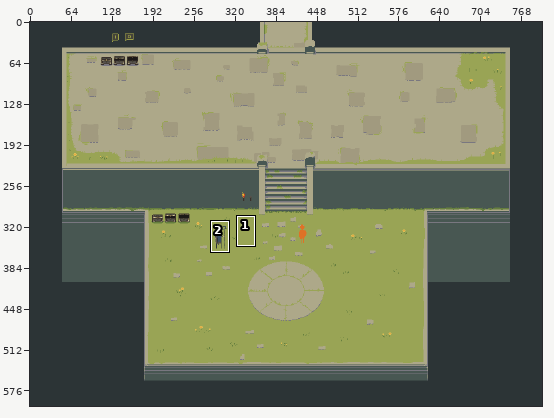
Two states of a pixel-art file, core/assets/maps/spawn/spawn.aseprite. Above, an overview of the earlier version with the close-up marked.
Close-up. Before the edit:
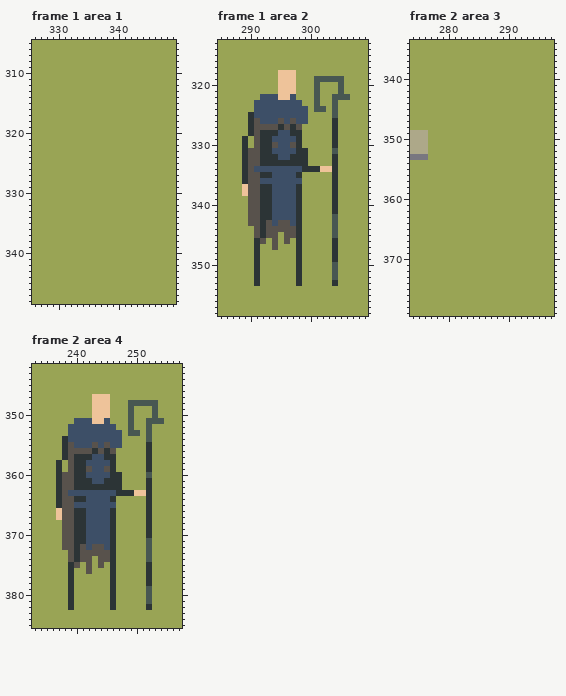
800x600 pixels, 3 frames. Shown: frame 1 area 1: x 326..349, y 305..348; frame 1 area 2: x 285..309, y 313..358; frame 2 area 3: x 274..297, y 334..379; frame 2 area 4: x 233..257, y 342..385. The commit also changed other frames or places, which this record leaves out.
Now the later version:
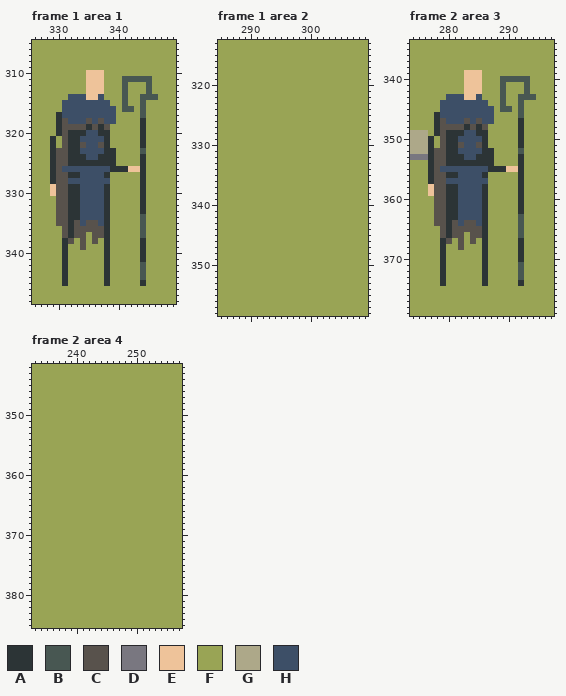
Palette (. is transparent): A #2c3436  B #485752  C #58524c  D #797780  E #eec39a  F #99a455  G #ada889  H #3d4f67
Difference:
Changed rows in their new state; - is an unchanged pixel.
Frame 1 area 1, layer "npc/npc1":
first column x 329:
310 ------EEE---------
311 ------EEE---BBBBB-
312 ------EEE---B---B-
313 ------EEE---B---B-
314 ---HHHEEH---B--BBB
315 --HHHHHHHH--B--B--
316 --HHHHHHHHH-BB-B--
317 -AHHHHHHHHH----B--
318 -ACHHHCHCHH----A--
319 -ACCCCACAC-----A--
320 -ACAAAHHAA-----A--
321 A-CAAHHHHA-----A--
322 A-CAACHHCA-----A--
323 ACCAAHHHHAA----B--
324 ACCAAAHHAAA----A--
325 ACCAAAAAAAA----A--
326 ACHHHHHHHHAAAEEA--
327 ACCAAHHHHA-----A--
328 ACCHHHHHHH-----A--
329 ECCAAHHHHA-----A--
330 ECCAAHHHHA-----A--
331 -CCAAHHHHA-----A--
332 -CCAAHHHHA-----A--
333 -CCAAHHHHA-----A--
334 -CCAAHHHHA-----B--
335 -CCACHCCHA-----B--
336 --CACCCCCA-----B--
337 --CACC-CCA-----B--
338 --AC-C-C-A-----A--
339 --A--C---A-----A--
340 --A------A-----A--
341 --A------A-----A--
342 --A------A-----B--
343 --A------A-----B--
344 --A------A-----B--
345 --A------A-----A--
Frame 1 area 2, layer "npc/npc1":
first column x 289:
318 ------FFF---------
319 ------FFF---FFFFF-
320 ------FFF---F---F-
321 ------FFF---F---F-
322 ---FFFFFF---F--FFF
323 --FFFFFFFF--F--F--
324 --FFFFFFFFF-FF-F--
325 -FFFFFFFFFF----F--
326 -FFFFFFFFFF----F--
327 -FFFFFFFFF-----F--
328 -FFFFFFFFF-----F--
329 F-FFFFFFFF-----F--
330 F-FFFFFFFF-----F--
331 FFFFFFFFFFF----F--
332 FFFFFFFFFFF----F--
333 FFFFFFFFFFF----F--
334 FFFFFFFFFFFFFFFF--
335 FFFFFFFFFF-----F--
336 FFFFFFFFFF-----F--
337 FFFFFFFFFF-----F--
338 FFFFFFFFFF-----F--
339 -FFFFFFFFF-----F--
340 -FFFFFFFFF-----F--
341 -FFFFFFFFF-----F--
342 -FFFFFFFFF-----F--
343 -FFFFFFFFF-----F--
344 --FFFFFFFF-----F--
345 --FFFF-FFF-----F--
346 --FF-F-F-F-----F--
347 --F--F---F-----F--
348 --F------F-----F--
349 --F------F-----F--
350 --F------F-----F--
351 --F------F-----F--
352 --F------F-----F--
353 --F------F-----F--
Frame 2 area 3, layer "npc/npc1":
first column x 277:
339 ------EEE---------
340 ------EEE---BBBBB-
341 ------EEE---B---B-
342 ------EEE---B---B-
343 ---HHHEEH---B--BBB
344 --HHHHHHHH--B--B--
345 --HHHHHHHHH-BB-B--
346 -AHHHHHHHHH----B--
347 -ACHHHCHCHH----A--
348 -ACCCCACAC-----A--
349 -ACAAAHHAA-----A--
350 A-CAAHHHHA-----A--
351 A-CAACHHCA-----A--
352 ACCAAHHHHAA----B--
353 ACCAAAHHAAA----A--
354 ACCAAAAAAAA----A--
355 ACHHHHHHHHAAAEEA--
356 ACCAAHHHHA-----A--
357 ACCHHHHHHH-----A--
358 ECCAAHHHHA-----A--
359 ECCAAHHHHA-----A--
360 -CCAAHHHHA-----A--
361 -CCAAHHHHA-----A--
362 -CCAAHHHHA-----A--
363 -CCAAHHHHA-----B--
364 -CCACHCCHA-----B--
365 --CACCCCCA-----B--
366 --CACC-CCA-----B--
367 --AC-C-C-A-----A--
368 --A--C---A-----A--
369 --A------A-----A--
370 --A------A-----A--
371 --A------A-----B--
372 --A------A-----B--
373 --A------A-----B--
374 --A------A-----A--
Frame 2 area 4, layer "npc/npc1":
first column x 237:
347 ------FFF---------
348 ------FFF---FFFFF-
349 ------FFF---F---F-
350 ------FFF---F---F-
351 ---FFFFFF---F--FFF
352 --FFFFFFFF--F--F--
353 --FFFFFFFFF-FF-F--
354 -FFFFFFFFFF----F--
355 -FFFFFFFFFF----F--
356 -FFFFFFFFF-----F--
357 -FFFFFFFFF-----F--
358 F-FFFFFFFF-----F--
359 F-FFFFFFFF-----F--
360 FFFFFFFFFFF----F--
361 FFFFFFFFFFF----F--
362 FFFFFFFFFFF----F--
363 FFFFFFFFFFFFFFFF--
364 FFFFFFFFFF-----F--
365 FFFFFFFFFF-----F--
366 FFFFFFFFFF-----F--
367 FFFFFFFFFF-----F--
368 -FFFFFFFFF-----F--
369 -FFFFFFFFF-----F--
370 -FFFFFFFFF-----F--
371 -FFFFFFFFF-----F--
372 -FFFFFFFFF-----F--
373 --FFFFFFFF-----F--
374 --FFFF-FFF-----F--
375 --FF-F-F-F-----F--
376 --F--F---F-----F--
377 --F------F-----F--
378 --F------F-----F--
379 --F------F-----F--
380 --F------F-----F--
381 --F------F-----F--
382 --F------F-----F--
